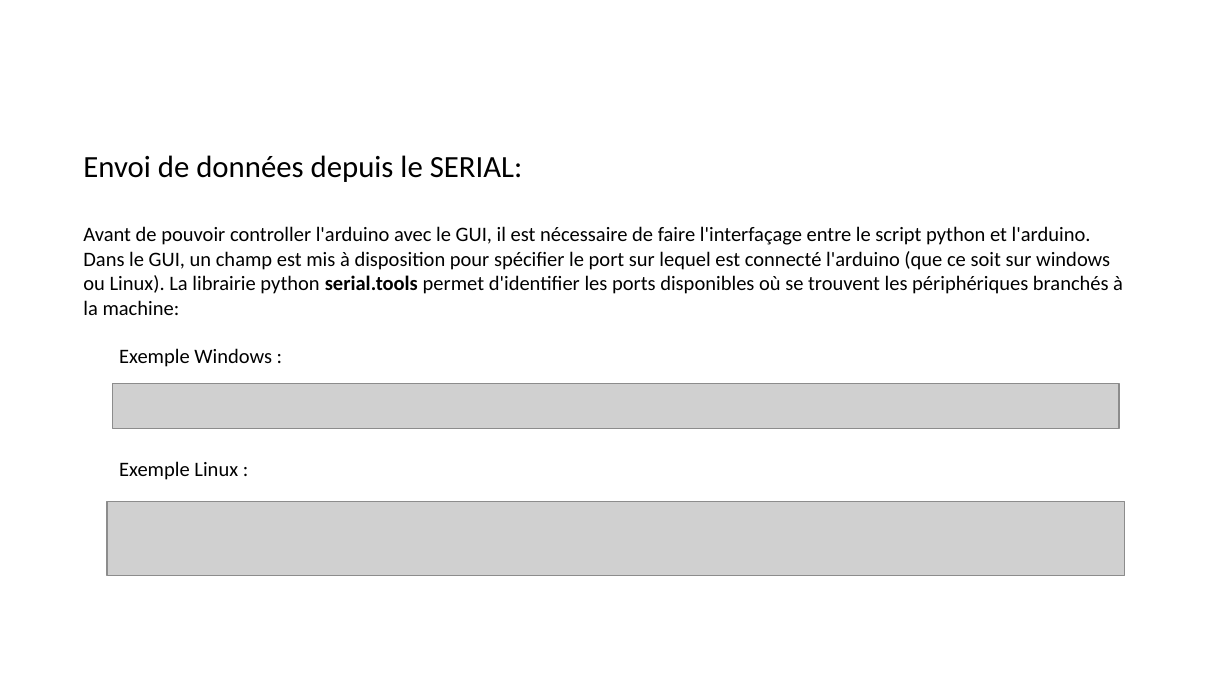
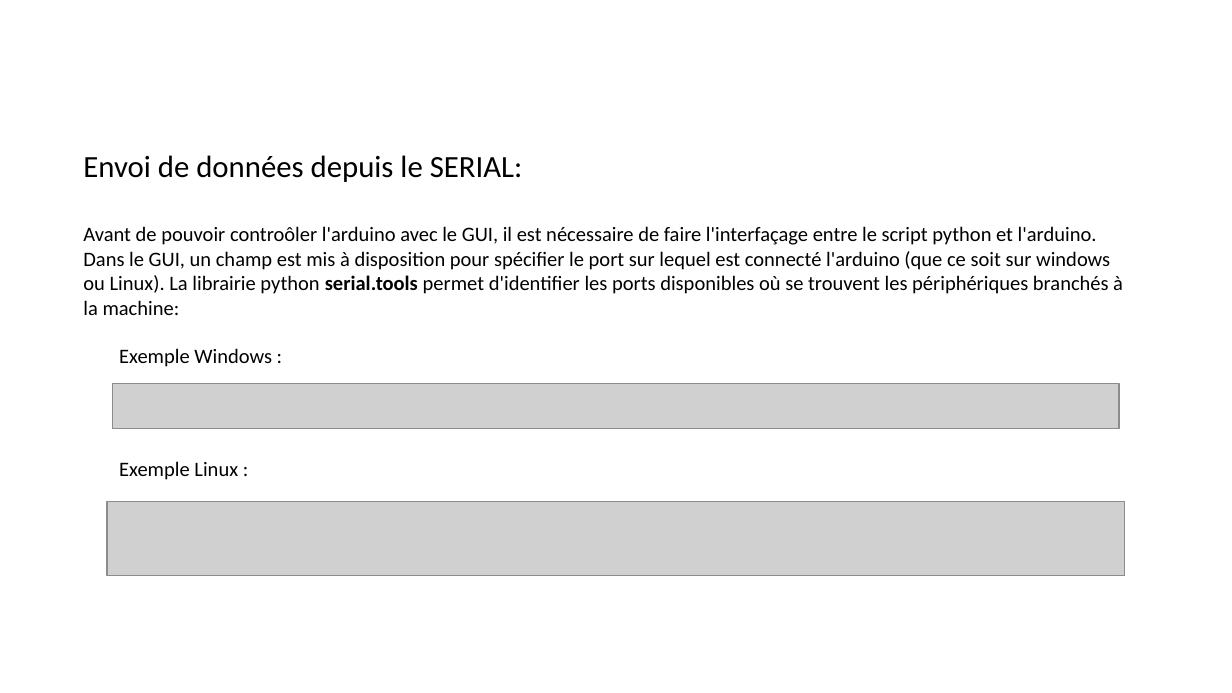
Before and after one commit to LuEnCam/ArduinLinux, a slide deck: slide 12 of rendu/presentation.pptx. Drawn at 1232x693 pixels with LibreOffice and Linux fonts; fonts in the diff are those of the drawing; grey boxes stand for pictures; background and template pictures are left out. Boxes give left, top, right and bottom in pixels: in the first picture for what was removed or moved away, otherwise in the second. Text is boxed around its words. In the diff, an @@ line names an element or a change of style, - is before the commit and + after.

```diff
--- a/rendu/presentation.pptx
+++ b/rendu/presentation.pptx
@@ text at (83,226,1123,315): text changed @@
-Avant de pouvoir controller l'arduino avec le GUI, il est nécessaire de faire l'interfaçage entre le script python et l'arduino. Dans le GUI, un champ est mis à disposition pour spécifier le port sur lequel est connecté l'arduino (que ce soit sur windows ou Linux). La librairie python serial.tools permet d'identifier les ports disponibles où se trouvent les périphériques branchés à la machine:
+Avant de pouvoir controôler l'arduino avec le GUI, il est nécessaire de faire l'interfaçage entre le script python et l'arduino. Dans le GUI, un champ est mis à disposition pour spécifier le port sur lequel est connecté l'arduino (que ce soit sur windows ou Linux). La librairie python serial.tools permet d'identifier les ports disponibles où se trouvent les périphériques branchés à la machine:
```
Also in this commit, not shown: 1 other slide changed, 2 other files.
